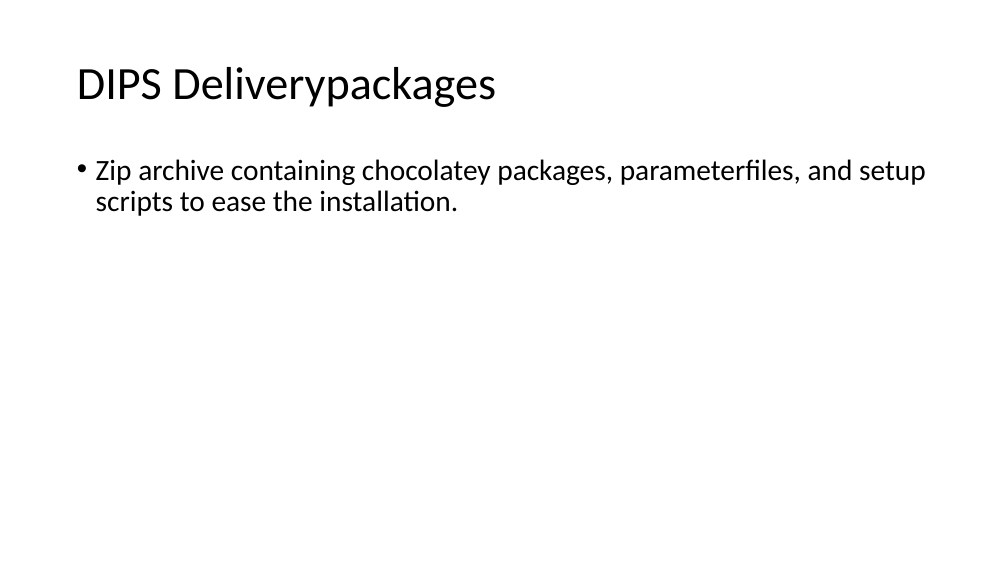
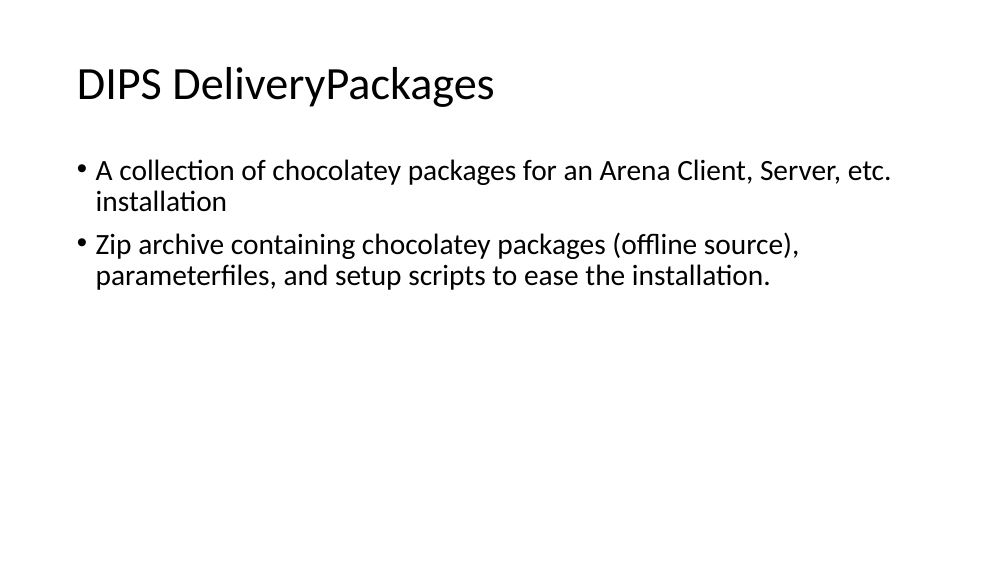
Before and after one commit to DIPSAS/InstallationTech, a slide deck: slide 52 of docs/InstallationCourse.pptx (slide 47 before the commit). Drawn at 1008x567 pixels with LibreOffice and Linux fonts; fonts in the diff are those of the drawing. Boxes give left, top, right and bottom in pixels: in the first picture for what was removed or moved away, otherwise in the second. Text is boxed around its words. In the diff, an @@ line names an element or a change of style, - is before the commit and + after.

```diff
--- a/docs/InstallationCourse.pptx
+++ b/docs/InstallationCourse.pptx
@@ title at bbox=[77, 67, 494, 107]: text changed @@
-DIPS Deliverypackages
+DIPS DeliveryPackages
@@ text at bbox=[96, 159, 892, 290]: text changed @@
-• Zip archive containing chocolatey packages, parameterfiles, and setup scripts to ease the installation.
+• A collection of chocolatey packages for an Arena Client, Server, etc. installation
+• Zip archive containing chocolatey packages (offline source), parameterfiles, and setup scripts to ease the installation.
```
Also in this commit, not shown: 12 other slides changed, 5 slides added.
